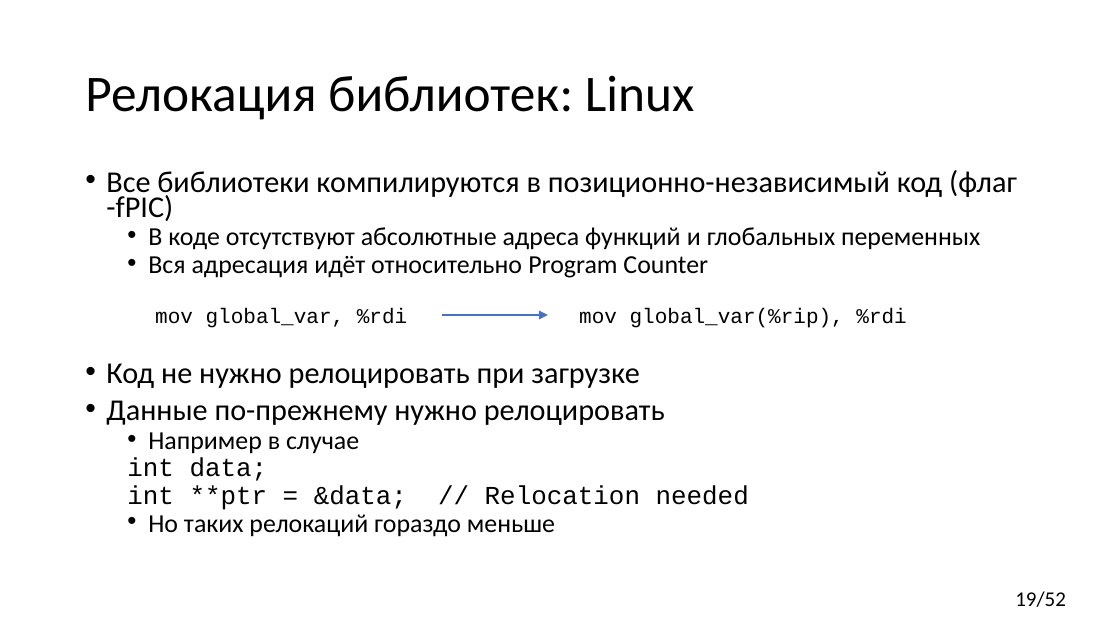
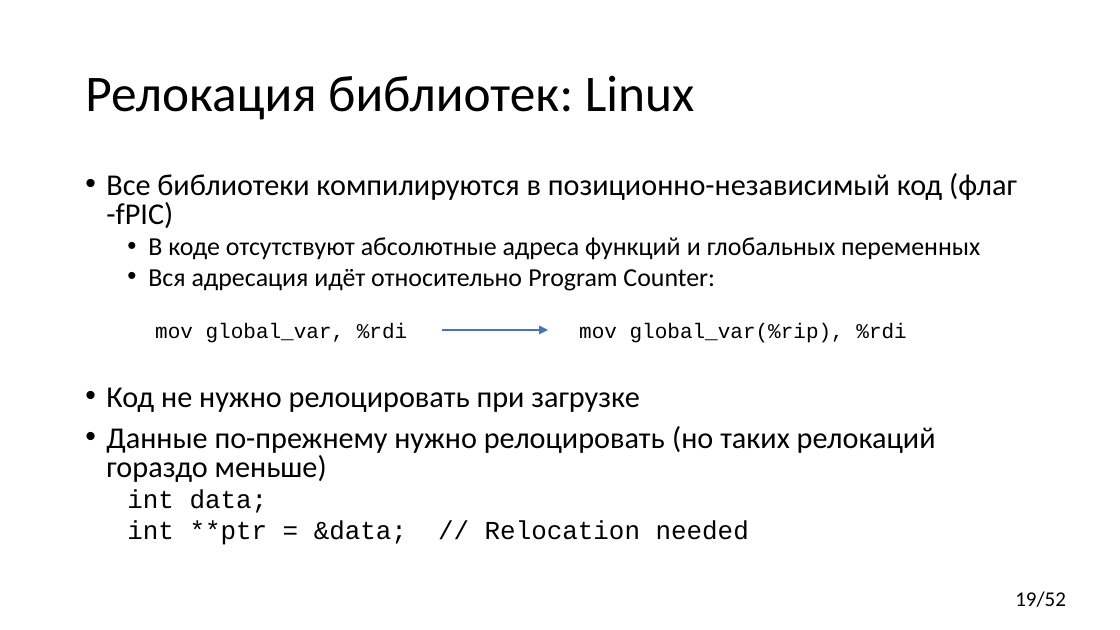
Before and after one commit to yugr/CppRussia, a slide deck: slide 19 of 2024/RU.pptx. Drawn at 1120x630 pixels with LibreOffice and Linux fonts; fonts in the diff are those of the drawing. Boxes give left, top, right and bottom in pixels: in the first picture for what was removed or moved away, otherwise in the second. Text is boxed around its words. In the diff, an @@ line names an element or a change of style, - is before the commit and + after.

```diff
--- a/2024/RU.pptx
+++ b/2024/RU.pptx
@@ text at <box>106,173,1017,545</box>: line spacing 0.7 to 0.8 @@
@@ text at <box>148,269,715,291</box>: text changed @@
-  • Вся адресация идёт относительно Program Counter
+  • Вся адресация идёт относительно Program Counter:
@@ 2 texts, 1 arrow: place and size @@
-2 texts, 1 arrow at <box>155,308,906,328</box>
+2 texts, 1 arrow at <box>155,323,906,343</box>
@@ text at <box>106,426,936,482</box>: text changed @@
-• Данные по-прежнему нужно релоцировать
-  • Например в случае
+• Данные по-прежнему нужно релоцировать (но таких релокаций гораздо меньше)
@@ text at <box>148,514,555,537</box>: paragraph removed @@
-  • Но таких релокаций гораздо меньше
```
Also in this commit, not shown: 17 other slides changed.
